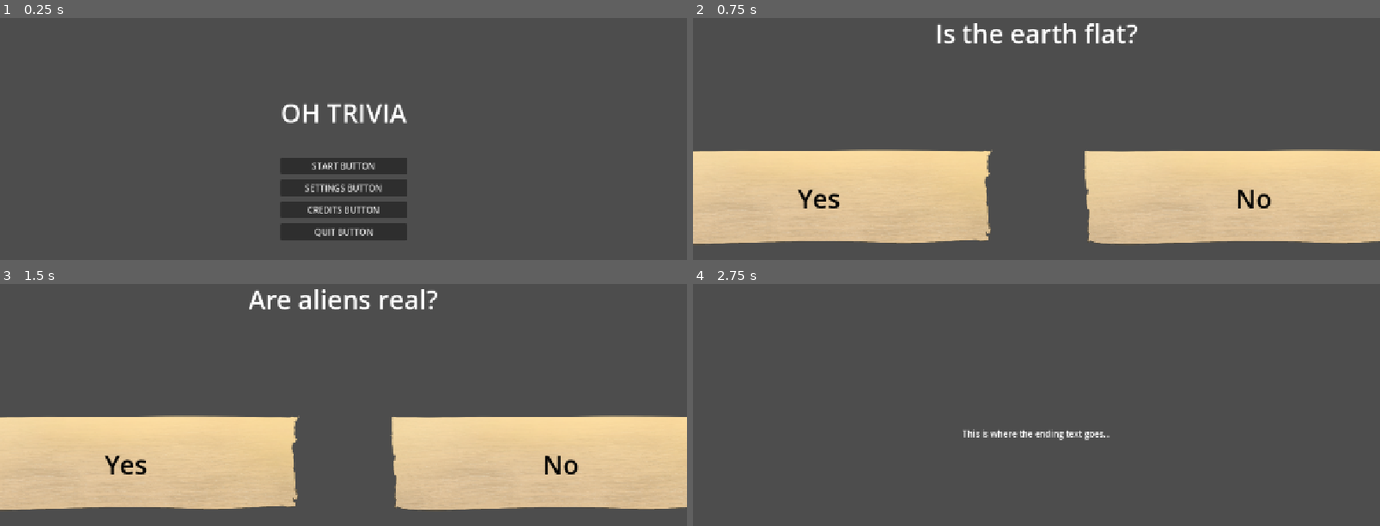
Above: before the commit, frames 1-4 (two rows, left to right).
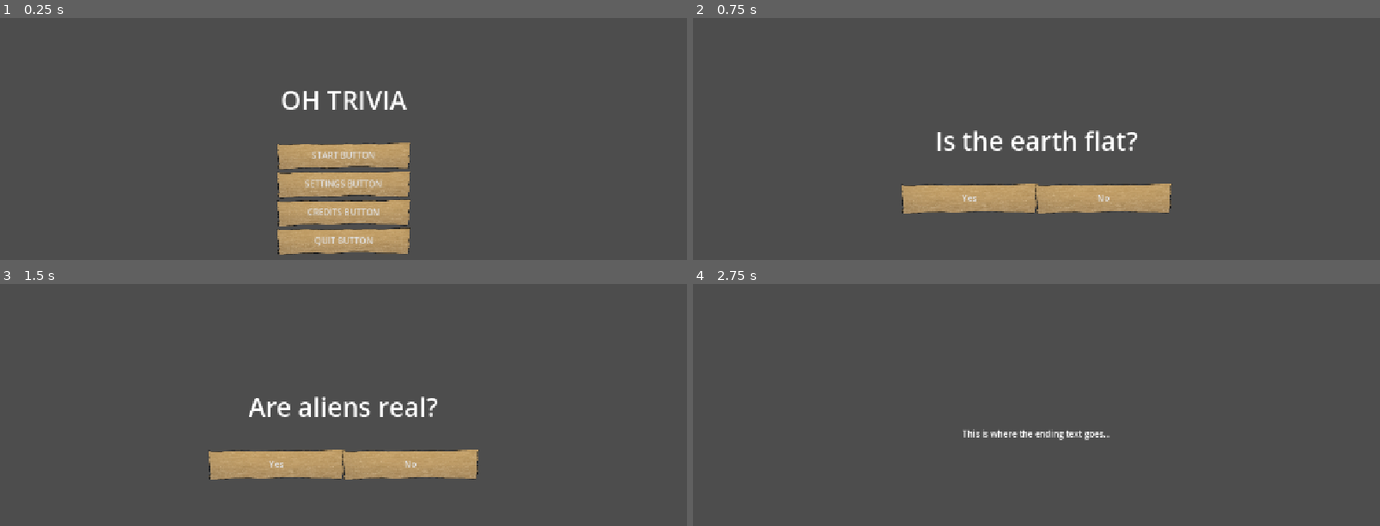
Above: after the commit, the same moments.

Repository: Mr-Patipa/Rockstair-Brackeys-Game-Jam-2026
Game: Godot game, scene res://Scenes/BaseGameScenes/MainMenu.tscn
Same seed, same stepped clock (60 frames per second), same inputs: the game is played once before the commit and once after it.
Inputs:
- Up to frame 1 (0.25 s): no input
- Up to frame 2 (0.75 s): click "START BUTTON" at 0.5 s
- Up to frame 3 (1.5 s): click "Yes" at 1.25 s
- Up to frame 4 (2.75 s): click "Yes" at 2 s

The runs differ from the first frame. In frame 1, 9.3% of the frame differs, in the area x 40-60%, y 30-98%; in frame 2, 36%, in the area x 0-100%, y 2-94%; in frame 3, 36%; in frame 4, nothing differs.

Commit message:
UI Button Theme
Unfinished tbh, but whatever bro the texture is all over the place

Diff:
--- /dev/null
+++ b/brackey's-game/Resources/Themes&StyleBox/SMALL_Hover_Button.tres
@@ -0,0 +1,21 @@
+[gd_resource type="StyleBoxTexture" format=3 uid="uid://cleknb6lcwiyk"]
+
+[ext_resource type="Texture2D" uid="uid://bwgf4ljokixqn" path="res://Art/SMALL Button/brokey ui button for the settings and credits.png" id="1_gvgud"]
+
+[resource]
+content_margin_left = 8.0
+content_margin_top = 8.0
+content_margin_right = 8.0
+content_margin_bottom = 8.0
+texture = ExtResource("1_gvgud")
+texture_margin_left = 11.633756
+texture_margin_top = 11.633756
+texture_margin_right = 12.0
+texture_margin_bottom = 12.481952
+expand_margin_left = 8.0
+expand_margin_top = 4.0
+expand_margin_right = 8.0
+expand_margin_bottom = 4.0
+axis_stretch_horizontal = 2
+axis_stretch_vertical = 2
+region_rect = Rect2(225, 167, 332, 87)
--- /dev/null
+++ b/brackey's-game/Resources/Themes&StyleBox/SMALL_Normal_Button.tres
@@ -0,0 +1,21 @@
+[gd_resource type="StyleBoxTexture" format=3 uid="uid://donk65xuyuprl"]
+
+[ext_resource type="Texture2D" uid="uid://bwgf4ljokixqn" path="res://Art/SMALL Button/brokey ui button for the settings and credits.png" id="1_31rgr"]
+
+[resource]
+content_margin_left = 8.0
+content_margin_top = 8.0
+content_margin_right = 8.0
+content_margin_bottom = 12.0
+texture = ExtResource("1_31rgr")
+texture_margin_left = 11.633756
+texture_margin_top = 11.633756
+texture_margin_right = 12.0
+texture_margin_bottom = 12.481952
+expand_margin_left = 8.0
+expand_margin_top = 4.0
+expand_margin_right = 8.0
+expand_margin_bottom = 4.0
+axis_stretch_horizontal = 2
+axis_stretch_vertical = 2
+region_rect = Rect2(225, 167, 332, 87)
--- /dev/null
+++ b/brackey's-game/Resources/Themes&StyleBox/SMALL_Pressed_Button.tres
@@ -0,0 +1,21 @@
+[gd_resource type="StyleBoxTexture" format=3 uid="uid://dbjly2ipmr7di"]
+
+[ext_resource type="Texture2D" uid="uid://t8wx4ak73kx3" path="res://Art/SMALL Button/brokey ui button for the settings and credits INTERACT.png" id="1_i8uet"]
+
+[resource]
+content_margin_left = 8.0
+content_margin_top = 8.0
+content_margin_right = 8.0
+content_margin_bottom = 12.0
+texture = ExtResource("1_i8uet")
+texture_margin_left = 19.0
+texture_margin_top = 18.0
+texture_margin_right = 21.0
+texture_margin_bottom = 18.0
+expand_margin_left = 8.0
+expand_margin_top = 4.0
+expand_margin_right = 8.0
+expand_margin_bottom = 4.0
+axis_stretch_horizontal = 2
+axis_stretch_vertical = 2
+region_rect = Rect2(209, 152, 365, 120)
--- /dev/null
+++ b/brackey's-game/Resources/Themes&StyleBox/UI.tres
@@ -0,0 +1,10 @@
+[gd_resource type="Theme" format=3 uid="uid://spam7lnwgls4"]
+
+[ext_resource type="StyleBox" uid="uid://donk65xuyuprl" path="res://Resources/Themes&StyleBox/SMALL_Normal_Button.tres" id="1_lpe53"]
+[ext_resource type="StyleBox" uid="uid://cleknb6lcwiyk" path="res://Resources/Themes&StyleBox/SMALL_Hover_Button.tres" id="1_mmrvc"]
+[ext_resource type="StyleBox" uid="uid://dbjly2ipmr7di" path="res://Resources/Themes&StyleBox/SMALL_Pressed_Button.tres" id="3_42a7u"]
+
+[resource]
+Button/styles/hover = ExtResource("1_mmrvc")
+Button/styles/normal = ExtResource("1_lpe53")
+Button/styles/pressed = ExtResource("3_42a7u")
--- a/brackey's-game/Scenes/Assets/option_button.tscn
+++ b/brackey's-game/Scenes/Assets/option_button.tscn
@@ -1,32 +1,19 @@
 [gd_scene format=3 uid="uid://byytvnd5yknhr"]
 
-[ext_resource type="Texture2D" uid="uid://dg42me7t16d71" path="res://Art/BIG Button/Brackey choice ui.png" id="1_5rr6x"]
-[ext_resource type="Texture2D" uid="uid://dfspfbwpccu0u" path="res://Art/BIG Button/Brackey choice INTERACT.png" id="2_i6gvr"]
+[ext_resource type="Theme" uid="uid://spam7lnwgls4" path="res://Resources/Themes&StyleBox/UI.tres" id="1_hrhtu"]
 
-[node name="OptionButton" type="TextureButton" unique_id=807665941]
+[node name="OptionButton" type="Button" unique_id=1591676250]
+custom_minimum_size = Vector2(240, 50)
 anchors_preset = 8
 anchor_left = 0.5
 anchor_top = 0.5
 anchor_right = 0.5
 anchor_bottom = 0.5
-offset_left = -400.0
-offset_top = -225.0
-offset_right = 400.0
-offset_bottom = 225.0
+offset_left = -8.0
+offset_top = -10.0
+offset_right = 8.0
+offset_bottom = 10.0
 grow_horizontal = 2
 grow_vertical = 2
-texture_normal = ExtResource("1_5rr6x")
-texture_hover = ExtResource("2_i6gvr")
-
-[node name="Label" type="Label" parent="." unique_id=1696983551]
-layout_mode = 1
-anchors_preset = 15
-anchor_right = 1.0
-anchor_bottom = 1.0
-grow_horizontal = 2
-grow_vertical = 2
-theme_override_colors/font_color = Color(0, 0, 0, 1)
-theme_override_font_sizes/font_size = 48
-text = "Test"
-horizontal_alignment = 1
-vertical_alignment = 1
+theme = ExtResource("1_hrhtu")
+text = "test"
--- /dev/null
+++ b/brackey's-game/Scenes/BackgroundScenes/CloudMovingLoop.tscn
@@ -0,0 +1,8 @@
+[gd_scene format=3 uid="uid://dnai8gsubyu16"]
+
+[ext_resource type="VideoStream" uid="uid://dd6f6wdang5gp" path="res://Art/Background/cloudmovingloop.ogv" id="1_7xkwl"]
+
+[node name="Background01" type="VideoStreamPlayer" unique_id=615502337]
+offset_right = 1920.0
+offset_bottom = 1080.0
+stream = ExtResource("1_7xkwl")
--- a/brackey's-game/Scenes/BaseGameScenes/MainMenu.tscn
+++ b/brackey's-game/Scenes/BaseGameScenes/MainMenu.tscn
@@ -1,5 +1,6 @@
 [gd_scene format=3 uid="uid://cwjxyhm8sjs5f"]
 
+[ext_resource type="Theme" uid="uid://spam7lnwgls4" path="res://Resources/Themes&StyleBox/UI.tres" id="1_2uw17"]
 [ext_resource type="Script" uid="uid://dlu6sk2bkuhjb" path="res://Scripts/main_menu.gd" id="1_2v2qq"]
 [ext_resource type="PackedScene" uid="uid://cyttakvvvr38w" path="res://Scenes/OverlayScenes/Settings.tscn" id="2_2v2qq"]
 [ext_resource type="Script" uid="uid://c7aklhfnunr6i" path="res://Scripts/AudioManager/button_sfx.gd" id="2_yfgks"]
@@ -12,6 +13,7 @@
 anchor_bottom = 1.0
 grow_horizontal = 2
 grow_vertical = 2
+theme = ExtResource("1_2uw17")
 script = ExtResource("1_2v2qq")
 
 [node name="VBoxContainer2" type="VBoxContainer" parent="." unique_id=2079394179]
@@ -41,21 +43,25 @@
 
 [node name="StartButton" type="Button" parent="VBoxContainer2/VBoxContainer" unique_id=1531679638]
 layout_mode = 2
+theme = ExtResource("1_2uw17")
 text = "START BUTTON"
 script = ExtResource("2_yfgks")
 
 [node name="SettingsButton" type="Button" parent="VBoxContainer2/VBoxContainer" unique_id=239649265]
 layout_mode = 2
+theme = ExtResource("1_2uw17")
 text = "SETTINGS BUTTON"
 script = ExtResource("2_yfgks")
 
 [node name="CreditsButton" type="Button" parent="VBoxContainer2/VBoxContainer" unique_id=551233266]
 layout_mode = 2
+theme = ExtResource("1_2uw17")
 text = "CREDITS BUTTON"
 script = ExtResource("2_yfgks")
 
 [node name="ExitButton" type="Button" parent="VBoxContainer2/VBoxContainer" unique_id=1844401125]
 layout_mode = 2
+theme = ExtResource("1_2uw17")
 text = "QUIT BUTTON"
 script = ExtResource("2_yfgks")
 
--- /dev/null
+++ b/brackey's-game/Scenes/BaseGameScenes/MainMenu02.tscn
@@ -0,0 +1,23 @@
+[gd_scene format=3 uid="uid://dlkjbregmjr0s"]
+
+[node name="MainMenu" type="Control" unique_id=1439119883]
+layout_mode = 3
+anchors_preset = 15
+anchor_right = 1.0
+anchor_bottom = 1.0
+grow_horizontal = 2
+grow_vertical = 2
+
+[node name="NinePatchRect" type="NinePatchRect" parent="." unique_id=130657490]
+layout_mode = 1
+anchors_preset = 8
+anchor_left = 0.5
+anchor_top = 0.5
+anchor_right = 0.5
+anchor_bottom = 0.5
+offset_left = -20.0
+offset_top = -20.0
+offset_right = 20.0
+offset_bottom = 20.0
+grow_horizontal = 2
+grow_vertical = 2
--- a/brackey's-game/Scenes/BaseGameScenes/PauseMenu.tscn
+++ b/brackey's-game/Scenes/BaseGameScenes/PauseMenu.tscn
@@ -1,4 +1,7 @@
 [gd_scene format=3 uid="uid://bkc1y0nlp3goc"]
+
+[sub_resource type="Theme" id="Theme_3y7cg"]
+default_font_size = 0
 
 [node name="PauseMenu" type="Control" unique_id=461662291]
 layout_mode = 3
@@ -35,6 +38,7 @@
 
 [node name="ContinueButton" type="Button" parent="VBoxContainer2/VBoxContainer" unique_id=1808412353]
 layout_mode = 2
+theme = SubResource("Theme_3y7cg")
 text = "CONTINUE BUTTON"
 
 [node name="SettingsButton" type="Button" parent="VBoxContainer2/VBoxContainer" unique_id=1501944690]
--- a/brackey's-game/Scripts/audio_manager.gd
+++ b/brackey's-game/Scripts/audio_manager.gd
@@ -1,12 +1,12 @@
 extends Node
 
-const BGM_TRACK = preload("res://Sounds/Music/mus_main_theme.ogg")
+const BGM_TRACK = preload("res://Resources/Sounds/Music/mus_main_theme.ogg")
 
-const SFX_CORRECT = preload("res://Sounds/SFX/sfx_correct.wav")
-const SFX_CURTAINS_TRANSITION = preload("res://Sounds/SFX/sfx_curtains_transission.wav")
-const SFX_INCORRECT = preload("res://Sounds/SFX/sfx_incorrect.wav")
-const SFX_UI_HOVER = preload("res://Sounds/SFX/sfx_ui_hover.wav")
-const SFX_UI_SELECT = preload("res://Sounds/SFX/sfx_ui_select.wav")
+const SFX_CORRECT = preload("res://Resources/Sounds/SFX/sfx_correct.wav")
+const SFX_CURTAINS_TRANSITION = preload("res://Resources/Sounds/SFX/sfx_curtains_transission.wav")
+const SFX_INCORRECT = preload("res://Resources/Sounds/SFX/sfx_incorrect.wav")
+const SFX_UI_HOVER = preload("res://Resources/Sounds/SFX/sfx_ui_hover.wav")
+const SFX_UI_SELECT = preload("res://Resources/Sounds/SFX/sfx_ui_select.wav")
 
 @onready var music_player: AudioStreamPlayer = $MusicPlayer
 @onready var ui_player: AudioStreamPlayer = $UISoundPlayer
--- a/brackey's-game/Scripts/question_list_handler.gd
+++ b/brackey's-game/Scripts/question_list_handler.gd
@@ -27,8 +27,8 @@
 	QuestionLabel.text = QuestionList.Questions[CurrentQuestion].question
 
 	for answer in QuestionList.Questions[CurrentQuestion].AnswerList:
-		var NewOptionBtn : TextureButton = OptionsBtn.instantiate()
-		NewOptionBtn.get_node("Label").text = answer.AnswerText
+		var NewOptionBtn : Button = OptionsBtn.instantiate()
+		NewOptionBtn.text = answer.AnswerText
 		NewOptionBtn.pressed.connect(answer.Check_Answers)
 		Grid.add_child(NewOptionBtn)
 
Not shown, added: brackey's-game/Art/Background/cloudmovingloop.ogv.uid
Not shown, added: brackey's-game/Resources/Sounds/Music/mus_main_theme.ogg.import
Not shown, changed: brackey's-game/Resources/Sounds/SFX/sfx_correct.wav.import
Not shown, changed: brackey's-game/Resources/Sounds/SFX/sfx_curtains_transission.wav.import
Not shown, changed: brackey's-game/Resources/Sounds/SFX/sfx_incorrect.wav.import
Not shown, changed: brackey's-game/Resources/Sounds/SFX/sfx_ui_hover.wav.import
Not shown, changed: brackey's-game/Resources/Sounds/SFX/sfx_ui_select.wav.import
Not shown, removed: brackey's-game/Sounds/Music/mus_main_theme.ogg.import
Not shown, removed: brackey's-game/Art/Background/Cloudmovingloop.webm
Not shown, added: brackey's-game/Art/Background/cloudmovingloop.ogv
Not shown, added: brackey's-game/Resources/Sounds/Music/mus_main_theme.ogg
Not shown, added: brackey's-game/Resources/Sounds/SFX/sfx_correct.wav
(and 4 more such lines)
